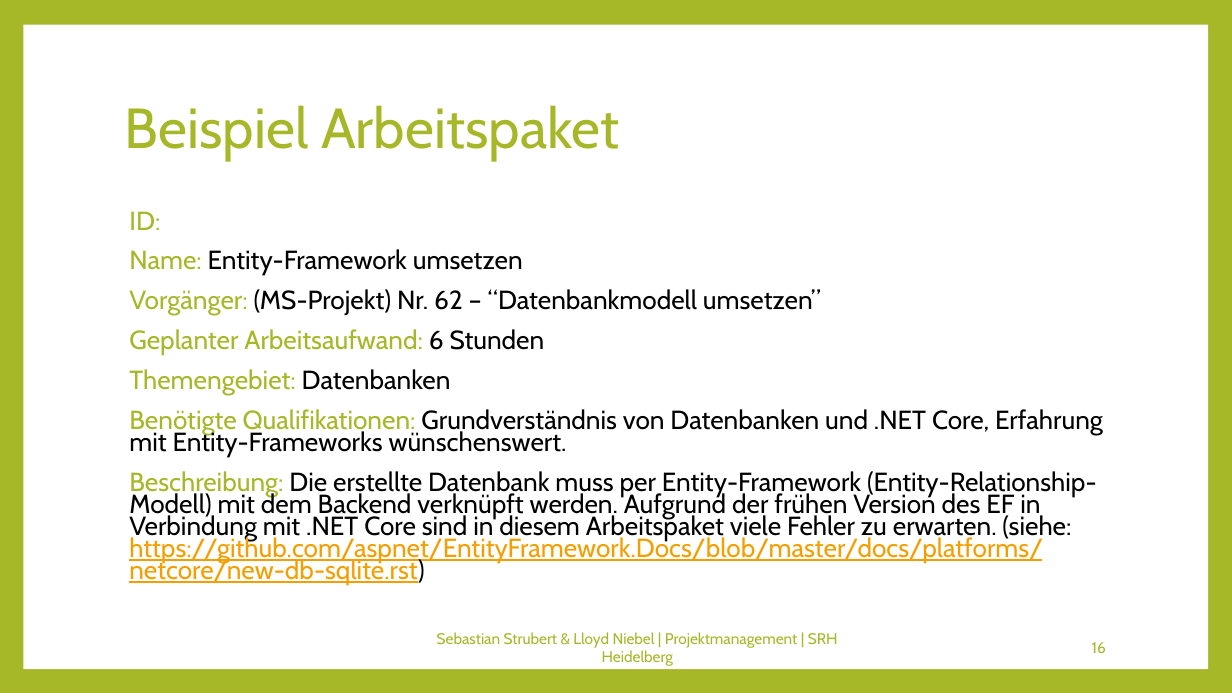
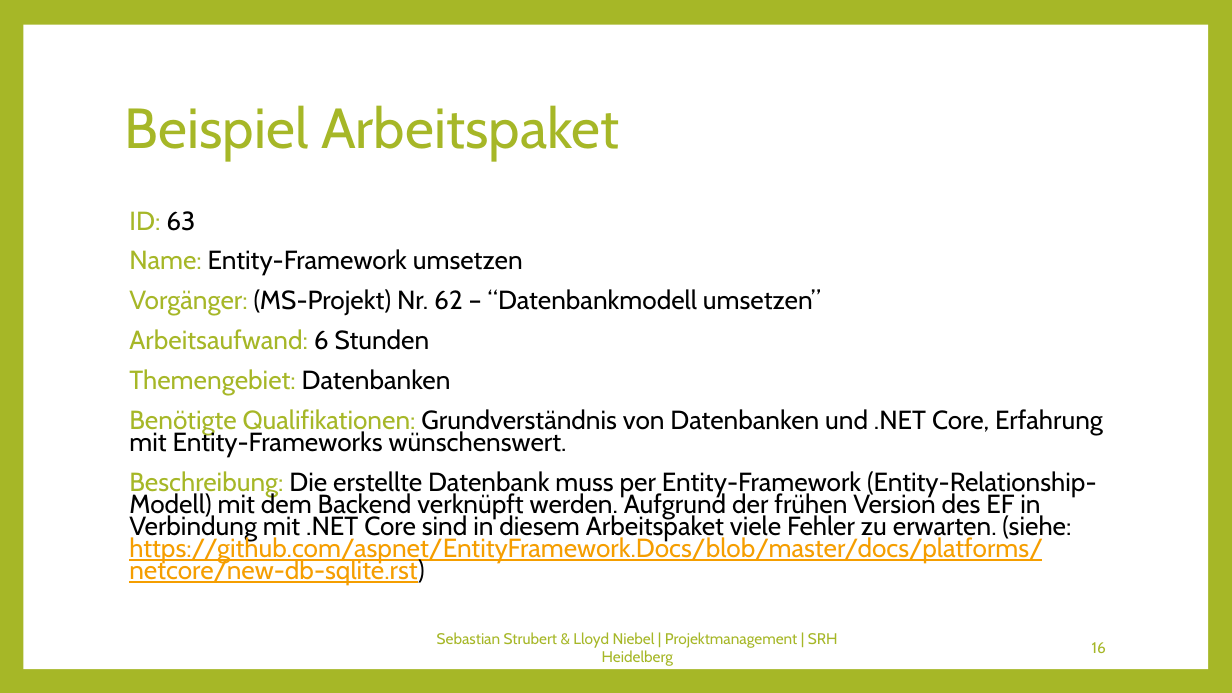
Before and after one commit to Kulu-M/KanBan-App, a slide deck: slide 16 of KanBan-App/Documents/Abschlusspräsentation/Projektmanagement.pptx. Drawn at 1232x693 pixels with LibreOffice and Linux fonts; fonts in the diff are those of the drawing. Boxes give left, top, right and bottom in pixels: in the first picture for what was removed or moved away, otherwise in the second. Text is boxed around its words. In the diff, an @@ line names an element or a change of style, - is before the commit and + after.

```diff
--- a/KanBan-App/Documents/Abschlusspräsentation/Projektmanagement.pptx
+++ b/KanBan-App/Documents/Abschlusspräsentation/Projektmanagement.pptx
@@ text at (129,211,195,231): text changed @@
-ID:
+ID: 63
@@ text at (129,329,430,350): text changed @@
-Geplanter Arbeitsaufwand: 6 Stunden
+Arbeitsaufwand: 6 Stunden
```
Also in this commit, not shown: 7 other slides changed, 5 other files.
